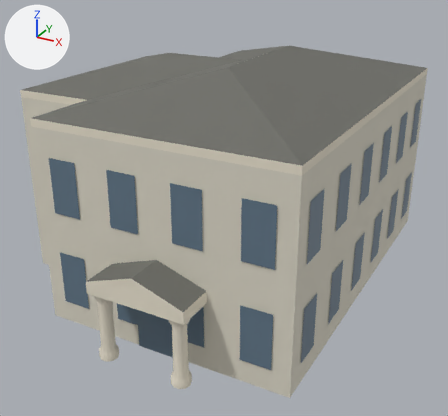
The glTF model models/dc-au-presidents-office.glb, before and after one commit.
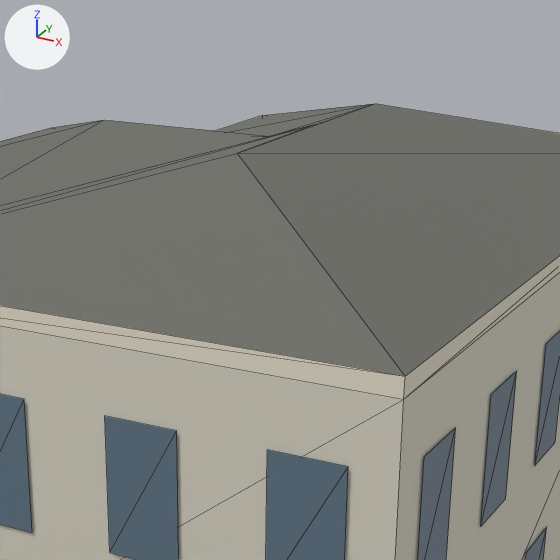
There are two pictures of each version: one whole from a 50 mm lens placed at (13.0, -24.8, 15.0), pointed at (0.1, -1.4, 3.2), one close up on the part from 28% to 83% of the width and 0% to 59% of the height. Every picture has the same lights, and +X, +Y and +Z are marked at upper left. The last two pictures show the newer version. The close-ups show mesh edges as thin lines. Vertices at exactly the same position are counted once.

In view in the first close-up: 'President’s Office'.
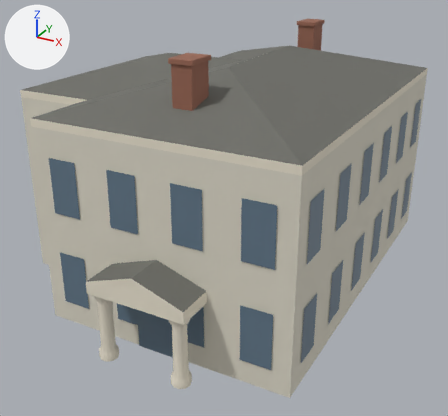
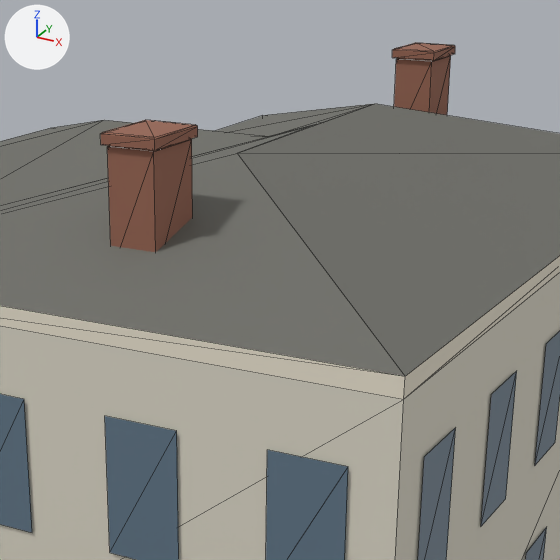
Commit message: Refine President’s Office

Changed parts and their boxes (x1, y1, x2, y2) in the close-ups (560 x 560 px):
'President’s Office', reshaped
    before: (0, 104, 560, 560)
    after: (0, 43, 560, 560)
part 1 of me_president_s_office, added (brown)
    after: (101, 43, 455, 252)

The edits, one by one:
Material 'brick-chimneys' (mat_brick_chimneys) is new.
Its base color is (0.316, 0.133, 0.0869) (brown #986653).
Its roughness is 0.85.
me_president_s_office is used by ob_president_s_office; location (0.0, 0.0, 0.0).
me_president_s_office had 308 vertices, 338 faces and spanned x -8.1..6.7, y -10.0..8.6, z 0.0..10.2.
me_president_s_office now has 356 vertices, 410 faces and spans x -8.1..6.7, y -10.0..8.6, z 0.0..11.0.
Part 1, on me_president_s_office:
28 vertices are added at x 0.7..1.7, y -6.4..6.3, z 8.8..11.0.
20 new vertices lie (0.0, 1.2, 0.0) away from vertices in x 0.7..1.7, y -6.4..5.2, z 8.8..11.0.
72 new faces join them, mat_brick_chimneys (brown #986653).
me_president_s_office gains material mat_brick_chimneys (brown #986653).
